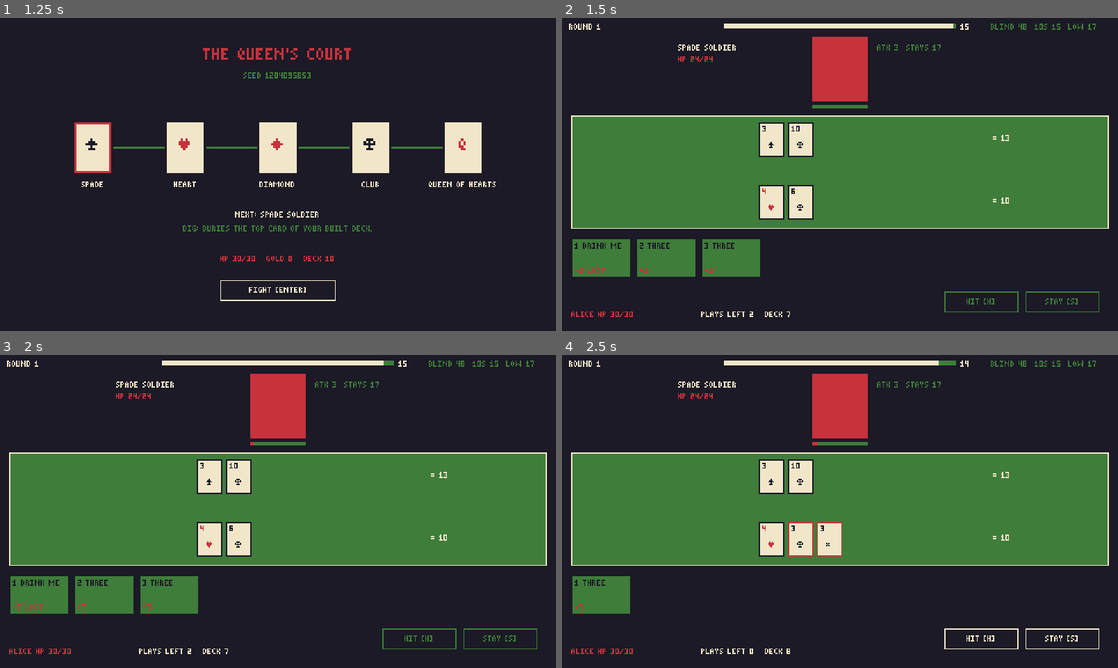
Above: before the commit, frames 1-4 (two rows, left to right).
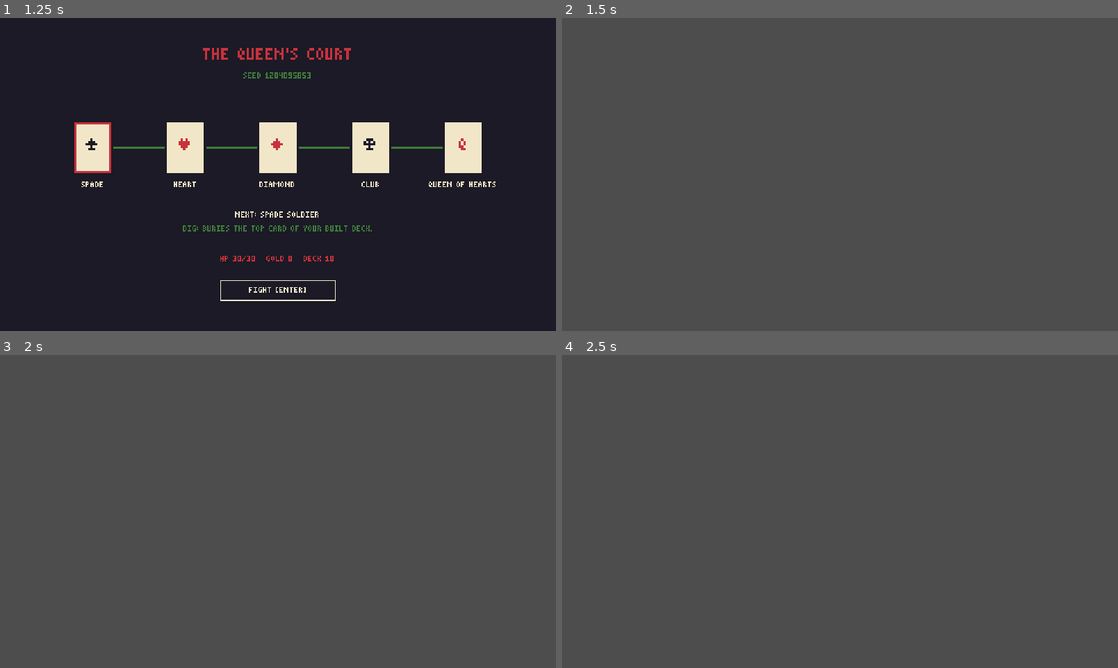
Above: after the commit, the same moments.

Repository: Arvin-17/CardClash
Game: Godot game, scene res://scenes/main_menu.tscn
The game is run twice, just before and just after one commit, with the same random seed, the same clock (stepped at 60 frames per second) and the same inputs.
Inputs (mouse positions are in pixels of both pictures, inside the frame that each line leads up to):
- Up to frame 1 (1.25 s): click "NEW RUN [ENTER]" at 0.5 s
- Up to frame 2 (1.5 s): click "FIGHT [ENTER]" at 1.25 s
- Up to frame 3 (2 s): no input
- Up to frame 4 (2.5 s): tap Enter at 2 s; move the mouse to (962, 495) at 2.02 s; tap 1 at 2.1 s; tap Space at 2.27 s; tap 2 at 2.3 s

Frame 1 is identical in both runs. In frame 2, 100% of the frame differs, in the area x 0-100%, y 0-100%; in frame 3, 100%; in frame 4, 100%.
Error after the commit: Parse Error: Static function "preview()" not found in base "EnemyAI". (res://scripts/ui/battle_ui.gd:242)

Commit message:
feat(ui): card choices, enemy portraits, card icons and status flags
Painted Rose asks for 1-5 and Mushroom for any table card +/-2 (Esc cancels; autoplay uses the sensible defaults). Portraits come from each enemy's sprite field and swap when the Queen enrages. Shields, smoke, Vorpal Blade and trinkets show under the table; the reward screen announces a found trinket.

Diff:
--- a/game/scripts/ui/battle_ui.gd
+++ b/game/scripts/ui/battle_ui.gd
@@ -27,7 +27,10 @@
 var _overlay_title: Label
 var _overlay_button: Button
 var _overlay_detail: Label
-var _portrait: ColorRect
+var _portrait: TextureRect
+var _flags: Label
+var _debug: Label
+var _chooser: PanelContainer
 
 const TIMER_W := 200.0
 const INTENT_W := 48.0
@@ -47,7 +50,8 @@
 	Events.surprise_attack.connect(_on_surprise)
 	Events.surprise_blocked.connect(func(_id: String, kind: String) -> void: _flash("BLOCKED %s!" % kind.to_upper().replace("_", " ")))
 	Events.round_resolved.connect(_on_round_resolved)
-	Events.boss_phase_changed.connect(func(_phase: int) -> void: _portrait.color = Palette.BLACK)
+	Events.boss_phase_changed.connect(func(_phase: int) -> void: _set_portrait(true))
+	Events.battle_started.connect(func(_id: String) -> void: _set_portrait(false))
 	Events.message.connect(func(text: String) -> void: _message.text = text)
 	Events.battle_won.connect(func(_id: String) -> void: _show_end(true))
 	Events.battle_lost.connect(func(_id: String) -> void: _show_end(false))
@@ -80,8 +84,7 @@
 	_counts = _label(Vector2(370, 4), "", Palette.GREEN)
 
 	# The enemy across the table (placeholder portrait until the designer's sprite lands).
-	_portrait = ColorRect.new()
-	_portrait.color = Palette.RED
+	_portrait = TextureRect.new()
 	_portrait.position = Vector2(216, 16)
 	_portrait.size = Vector2(48, 56)
 	add_child(_portrait)
@@ -113,6 +116,9 @@
 	_hand_row.add_theme_constant_override("separation", 4)
 	_player_hp = _label(Vector2(8, 252), "", Palette.RED)
 	_plays = _label(Vector2(120, 252), "", Palette.CREAM)
+	_flags = _label(Vector2(120, 242), "", Palette.GREEN)
+	_debug = _label(Vector2(6, 16), "", Palette.CREAM)
+	_debug.visible = false
 	_hit = _button(Vector2(330, 236), "HIT [H]", controller.hit)
 	_stay = _button(Vector2(400, 236), "STAY [S]", controller.stay)
 
@@ -180,10 +186,24 @@
 		KEY_S:
 			controller.stay()
 		KEY_1, KEY_2, KEY_3, KEY_4, KEY_5:
-			controller.play(key.keycode - KEY_1)
+			if _chooser == null:
+				_request_play(key.keycode - KEY_1)
+		KEY_ESCAPE:
+			_close_chooser()
 		KEY_ENTER, KEY_SPACE:
 			if _overlay.visible:
 				_on_continue()
+		KEY_F1:
+			if OS.is_debug_build():
+				_debug.visible = not _debug.visible
+				_refresh()
+		KEY_F2:
+			if OS.is_debug_build():
+				controller.debug_win()
+		KEY_F3:
+			if OS.is_debug_build():
+				print("CardClash seed: %d" % RunState.run_seed)
+				_message.text = "SEED %d (PRINTED)" % RunState.run_seed
 
 
 func _on_round_started(n: int) -> void:
@@ -207,6 +227,21 @@
 	_player_total.add_theme_color_override("font_color", Palette.RED if pt > b.target else Palette.CREAM)
 	_plays.text = "PLAYS LEFT %d   DECK %d" % [b.plays_left, b.player_deck.count() if b.player_deck else 0]
 	_counts.text = _count_text(b.hit_deck)
+	var flags: Array[String] = []
+	if b.shield > 0:
+		flags.append("SHIELD %d" % b.shield)
+	if b.hide_total:
+		flags.append("SMOKE")
+	if b.crit_boost:
+		flags.append("VORPAL")
+	for t: Dictionary in b.trinket_defs:
+		flags.append(str(t.get("name", "")).to_upper())
+	_flags.text = "  ".join(flags)
+	if _debug.visible:
+		_debug.text = "F1 DEBUG  YOU %d  FOE %d  AI: %s  INTENT %d%%\nBLIND %s" % [
+			b.player.total(b.target), b.enemy.total(b.target), EnemyAI.preview(b),
+			int(100.0 * (1.0 - controller.intent_timer.time_left / maxf(controller.intent_timer.wait_time, 0.01))),
+			str(b.hit_deck.remaining_by_value())]
 	var can_act := controller.state == BattleController.State.ROUND_ACTIVE and not b.player.stayed
 	_hit.disabled = not can_act
 	_stay.disabled = not can_act
@@ -215,7 +250,7 @@
 	for i in b.hand.size():
 		var v := HandCardView.new()
 		v.show_card(b.hand[i], i, can_act and b.can_play(i))
-		v.pressed.connect(controller.play.bind(i, {}))
+		v.pressed.connect(_request_play.bind(i))
 		v.mouse_entered.connect(func() -> void: _message.text = v.tooltip_text)
 		_hand_row.add_child(v)
 
@@ -238,6 +273,87 @@
 		row.add_child(v)
 
 
+func _set_portrait(enraged: bool) -> void:
+	var b := controller.battle
+	if b == null:
+		return
+	var base := "res://art/%s" % str(b.enemy_def.get("sprite", ""))
+	var path := base + ("_rage.png" if enraged else ".png")
+	if not ResourceLoader.exists(path):
+		path = base + ".png"
+	_portrait.texture = load(path) if ResourceLoader.exists(path) else null
+
+
+## Cards that need a choice (Painted Rose's value, Mushroom's target and sign) open a chooser.
+func _request_play(index: int) -> void:
+	var b := controller.battle
+	if b == null or index < 0 or index >= b.hand.size() or not b.can_play(index):
+		return
+	var card: Card = b.hand[index]
+	var params := b.params_for(card)
+	if card.effect_name() == "wild":
+		_open_chooser("PAINT IT:", _wild_options(index, params))
+	elif card.effect_name() == "modify_value" and str(params.get("target", "")) == "choose":
+		_open_chooser("MUSHROOM:", _mushroom_options(index, int(params.get("amount", 2))))
+	else:
+		controller.play(index)
+
+
+func _wild_options(index: int, params: Dictionary) -> Array:
+	var out: Array = []
+	for v in range(int(params.get("min", 1)), int(params.get("max", 5)) + 1):
+		out.append([str(v), {"value": v}, index])
+	return out
+
+
+func _mushroom_options(index: int, amount: int) -> Array:
+	var b := controller.battle
+	var out: Array = []
+	for side: Array in [["player", "YOU", b.player], ["enemy", "FOE", b.enemy]]:
+		var who: Combatant = side[2]
+		for i in who.table.size():
+			for dir in [1, -1]:
+				out.append(["%s %s%s%d" % [side[1], who.table[i].face(), "+" if dir > 0 else "-", amount],
+					{"owner": side[0], "index": i, "dir": dir}, index])
+	return out
+
+
+func _open_chooser(title: String, options: Array) -> void:
+	_close_chooser()
+	_chooser = PanelContainer.new()
+	_chooser.add_theme_stylebox_override("panel", Palette.box(Palette.BLACK, Palette.RED))
+	_chooser.position = Vector2(8, 100)
+	_chooser.custom_minimum_size = Vector2(464, 0)
+	var flow := HFlowContainer.new()
+	_chooser.add_child(flow)
+	flow.add_child(Palette.label(title, Palette.RED))
+	for opt: Array in options:
+		var b := Button.new()
+		b.text = opt[0]
+		b.focus_mode = Control.FOCUS_NONE
+		b.add_theme_stylebox_override("normal", Palette.box(Palette.BLACK, Palette.CREAM))
+		b.add_theme_stylebox_override("hover", Palette.box(Palette.RED, Palette.CREAM))
+		b.pressed.connect(_choose.bind(opt[2], opt[1]))
+		flow.add_child(b)
+	var cancel := Button.new()
+	cancel.text = "CANCEL [ESC]"
+	cancel.focus_mode = Control.FOCUS_NONE
+	cancel.pressed.connect(_close_chooser)
+	flow.add_child(cancel)
+	add_child(_chooser)
+
+
+func _choose(index: int, choice: Dictionary) -> void:
+	_close_chooser()
+	controller.play(index, choice)
+
+
+func _close_chooser() -> void:
+	if _chooser:
+		_chooser.queue_free()
+		_chooser = null
+
+
 func _on_hp_changed(who: String, hp: int, max_hp: int) -> void:
 	if who == "player":
 		_player_hp.text = "ALICE HP %d/%d" % [hp, max_hp]
@@ -273,6 +389,7 @@
 
 
 func _on_round_resolved(r: Dictionary) -> void:
+	_close_chooser()
 	_refresh()
 	var text := ""
 	match str(r["kind"]):
--- a/game/scripts/ui/hand_card_view.gd
+++ b/game/scripts/ui/hand_card_view.gd
@@ -9,6 +9,7 @@
 var index: int = -1
 var _name: Label
 var _detail: Label
+var _icon: TextureRect
 
 
 func _init() -> void:
@@ -25,6 +26,11 @@
 	_detail.position = Vector2(3, CARD_SIZE.y - 10)
 	_detail.mouse_filter = Control.MOUSE_FILTER_IGNORE
 	add_child(_detail)
+	_icon = TextureRect.new()
+	_icon.position = Vector2(CARD_SIZE.x - 17, CARD_SIZE.y - 17)
+	_icon.size = Vector2(16, 16)
+	_icon.mouse_filter = Control.MOUSE_FILTER_IGNORE
+	add_child(_icon)
 
 
 func show_card(c: Card, i: int, playable: bool) -> void:
@@ -43,6 +49,8 @@
 	else:
 		_detail.text = _short(c)
 	_detail.add_theme_color_override("font_color", Palette.RED)
+	var art := "res://art/" + str(c.def.get("art", ""))
+	_icon.texture = load(art) if not c.is_number() and ResourceLoader.exists(art) else null
 	tooltip_text = str(c.def.get("text", ""))
 
 
@@ -60,4 +68,20 @@
 			return "STOP %dS" % int(params.get("seconds", 5))
 		"redraw":
 			return "REDRAW"
+		"copy_enemy":
+			return "COPY FOE"
+		"wild":
+			return "1 TO 5"
+		"discard_card":
+			return "DROP LAST"
+		"shield":
+			return "BLOCK"
+		"hide_total":
+			return "HIDE"
+		"crit_boost":
+			return "CRIT"
+		"duplicate":
+			return "COPY LAST"
+		"heal":
+			return "+%d HP" % int(params.get("amount", 6))
 	return c.effect_name().to_upper().replace("_", " ")
--- a/game/scripts/ui/reward.gd
+++ b/game/scripts/ui/reward.gd
@@ -14,6 +14,9 @@
 	_center(Palette.label("SPOILS OF THE COURT", Palette.RED, true), 14)
 	_center(Palette.label("GOLD %d   HP %d/%d   DECK %d" % [RunState.gold, RunState.hp, RunState.max_hp, RunState.deck.size()], Palette.GREEN), 36)
 	_center(Palette.label("TAKE ONE CARD [1-3], REMOVE A CARD [R] OR SKIP [K]", Palette.CREAM), 50)
+	if not RunState.last_trinket.is_empty():
+		var t: Dictionary = GameData.trinkets.get(RunState.last_trinket, {})
+		_center(Palette.label("TRINKET FOUND: %s - %s" % [str(t.get("name", "")).to_upper(), str(t.get("text", "")).to_upper()], Palette.RED), 254)
 
 	_offer = Rewards.roll(GameData.cards, GameData.rule("run.rarity_weights", {}), int(GameData.rule("run.reward_choices", 3)), Rng.rng)
 	for i in _offer.size():
